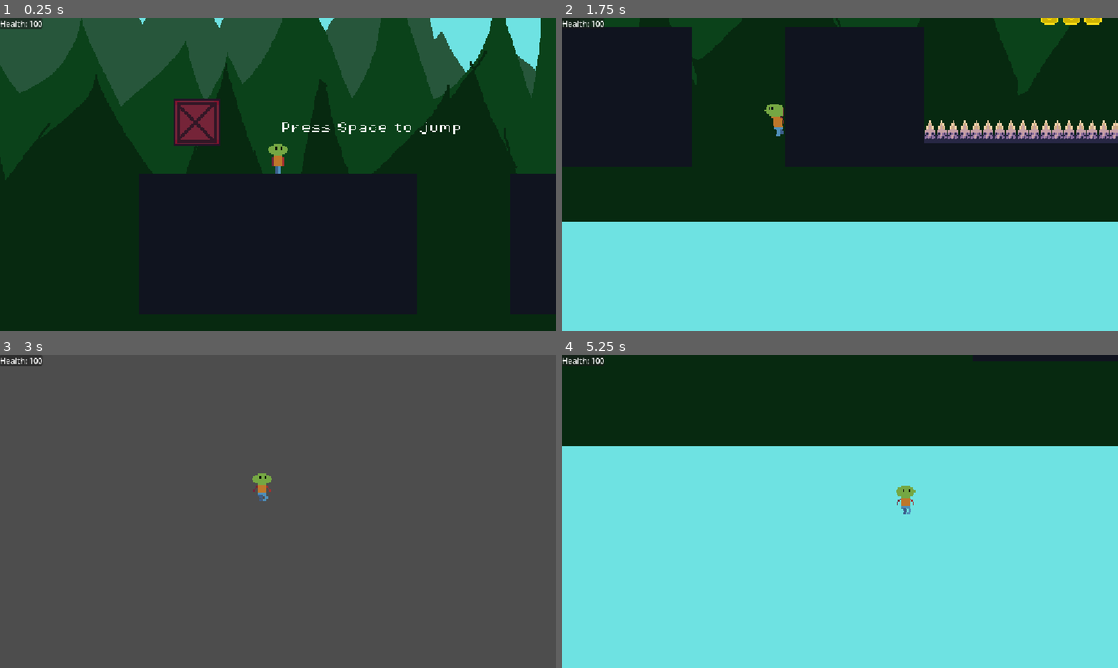
Above: before the commit, frames 1-4 (two rows, left to right).
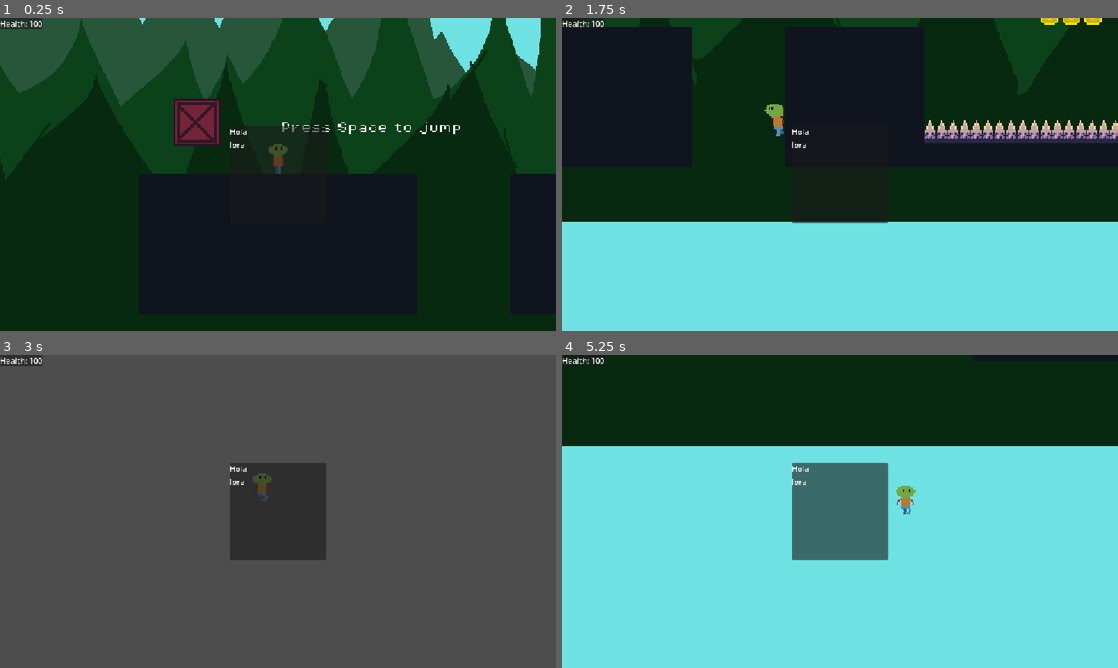
Above: after the commit, the same moments.

Repository: Sanved001/scribe-2d
Game: Godot game, scene res://scenes/boot.tscn
Same seed, same stepped clock (60 frames per second), same inputs: the game is played once before the commit and once after it.
Inputs (mouse positions are in pixels of both pictures, inside the frame that each line leads up to):
- Up to frame 1 (0.25 s): no input
- Up to frame 2 (1.75 s): tap Space (jump) at 0.5, 0.77, 1.25, 1.52 s; move the mouse to (962, 158) at 0.52 s; hold D (right) from 0.53 s (still down); click (962, 158) at 0.6 s; move the mouse to (728, 190) at 1.27 s; tap Shift (dash) at 1.35 s
- Up to frame 3 (3 s): tap Space (jump) at 2, 2.75 s; move the mouse to (333, 442) at 2.02 s; release D (right) at 2.03 s; hold A (left) 2.03-2.78 s; tap E (interact) at 2.1 s; move the mouse to (250, 574) at 2.77 s; hold D (right) from 2.78 s (still down); tap F (shift_plane) at 2.85 s
- Up to frame 4 (5.25 s): tap Space (jump) at 3.02, 3.77, 4.52, 5 s; move the mouse to (1006, 558) at 3.52 s; click (1006, 558) at 3.6 s; move the mouse to (673, 464) at 4.27 s; release D (right) at 4.28 s; hold A (left) 4.28-5.03 s; tap Shift (dash) at 4.35 s; move the mouse to (867, 511) at 5.02 s; hold D (right) from 5.03 s (still down); tap E (interact) at 5.1 s

The runs differ from the first frame. In frame 1, 0.3% of the frame differs, in the area x 41-59%, y 34-50%; in frame 2, 0.1%; in frame 3, 5.3%; in frame 4, 5.4%, in the area x 41-59%, y 34-66%.

Commit message:
Progress on Main Menu

Diff:
--- /dev/null
+++ b/scenes/GUI/main_menu.tscn
@@ -0,0 +1,29 @@
+[gd_scene format=3 uid="uid://dmjg6l388qkvn"]
+
+[node name="Main Menu" type="CanvasLayer" unique_id=1477620384]
+
+[node name="ItemList" type="ItemList" parent="." unique_id=785538148]
+custom_minimum_size = Vector2(200, 200)
+anchors_preset = 8
+anchor_left = 0.5
+anchor_top = 0.5
+anchor_right = 0.5
+anchor_bottom = 0.5
+offset_left = -100.0
+offset_right = 100.0
+grow_horizontal = 2
+grow_vertical = 2
+
+[node name="VBoxContainer" type="VBoxContainer" parent="ItemList" unique_id=1147394958]
+layout_mode = 0
+offset_right = 40.0
+offset_bottom = 40.0
+
+[node name="Label" type="Label" parent="ItemList/VBoxContainer" unique_id=1582934871]
+layout_mode = 2
+text = "Hola"
+
+[node name="Label2" type="Label" parent="ItemList/VBoxContainer" unique_id=1603107406]
+layout_mode = 2
+text = "lora
+"
--- a/scenes/game.tscn
+++ b/scenes/game.tscn
@@ -1,6 +1,7 @@
 [gd_scene format=3 uid="uid://bitqf5m6b6pg4"]
 
 [ext_resource type="Script" uid="uid://dp4qb8dj4rcuo" path="res://scripts/game.gd" id="1_lnu2h"]
+[ext_resource type="PackedScene" uid="uid://dmjg6l388qkvn" path="res://scenes/GUI/main_menu.tscn" id="4_iywne"]
 [ext_resource type="PackedScene" uid="uid://c3gf6s06y5o6k" path="res://scenes/DialogueManager/dialog_manager.tscn" id="4_lbhrr"]
 [ext_resource type="PackedScene" uid="uid://dpi0ycbu741x0" path="res://scenes/game_ui.tscn" id="5_iywne"]
 
@@ -13,3 +14,5 @@
 [node name="DialogManager" parent="." unique_id=318412711 instance=ExtResource("4_lbhrr")]
 
 [node name="Game_UI" parent="." unique_id=1250416770 instance=ExtResource("5_iywne")]
+
+[node name="Main Menu" parent="." unique_id=1477620384 instance=ExtResource("4_iywne")]
Not shown, changed: Scribe-2d-updates.txt
